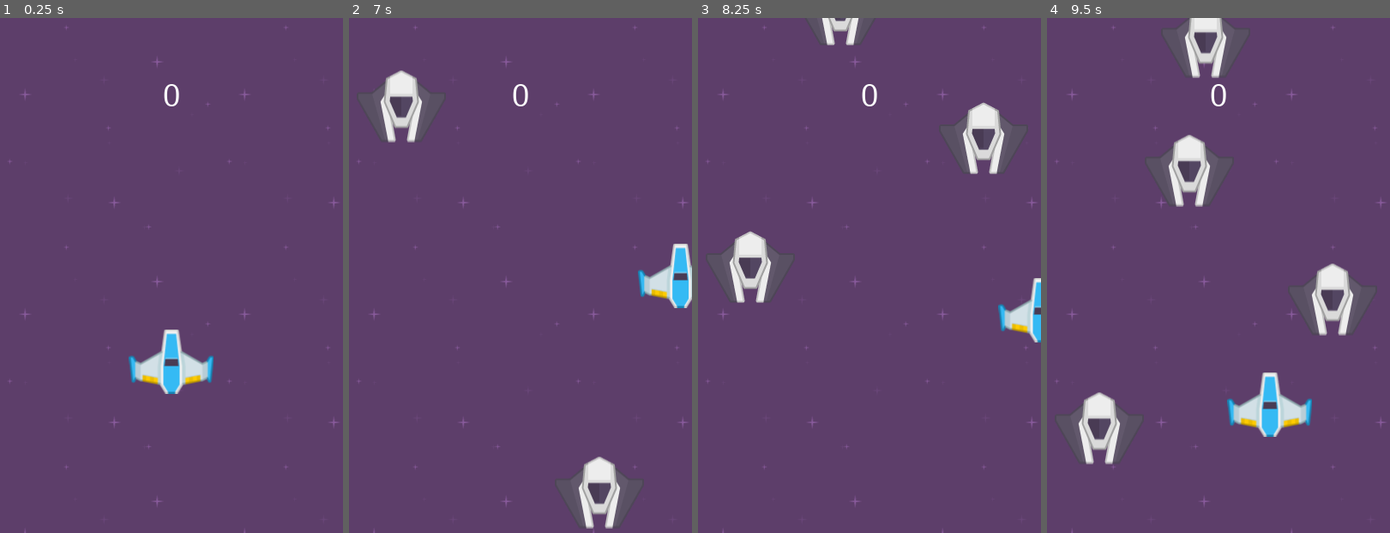
Above: before the commit, frames 1-4 (left to right).
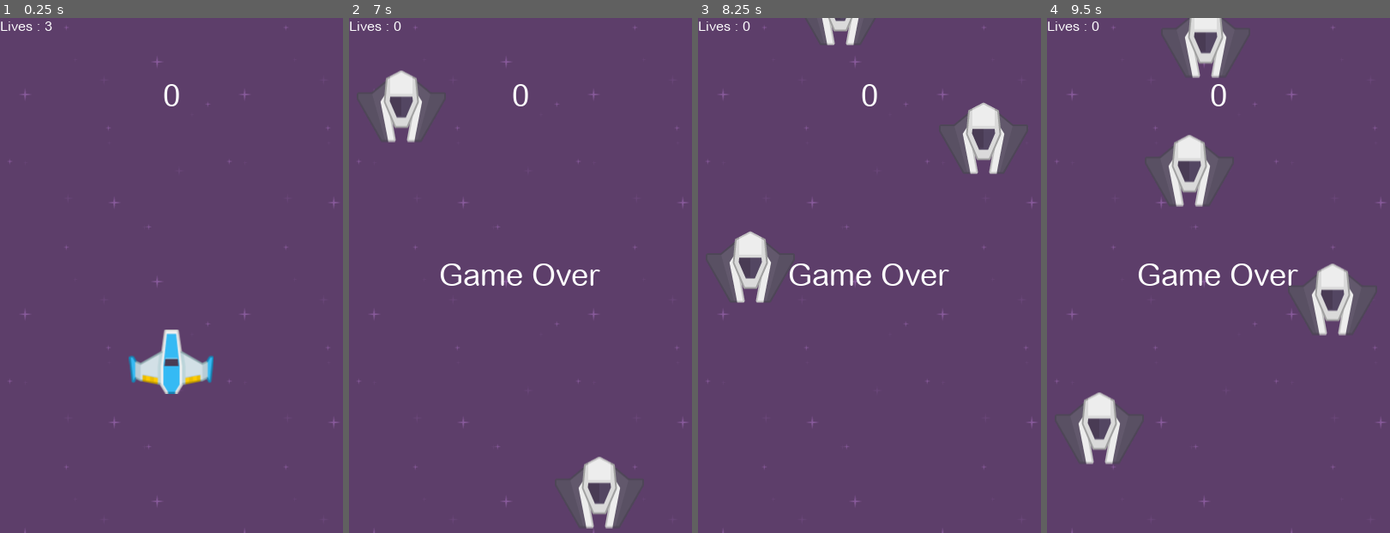
Above: after the commit, the same moments.

Repository: Zakcrust/SpaceShooterDemo-Godot
Game: Godot game, scene res://Scenes/Main.tscn
Same seed, same stepped clock (60 frames per second), same inputs: the game is played once before the commit and once after it.
Inputs:
- Up to frame 1 (0.25 s): no input
- Up to frame 2 (7 s): tap Enter (ui_accept) at 0.5, 0.77, 1.52, 3.02, 3.77, 4.52, 6.02, 6.77 s; hold Up (ui_up) 0.53-2.03 s; hold Left (ui_left) 2.03-3.53 s; hold Down (ui_down) 3.53-4.28 s; hold Right (ui_right) 4.28-5.03 s; hold Up (ui_up) 5.03-5.78 s; hold Right (ui_right) from 5.78 s (still down)
- Up to frame 3 (8.25 s): tap Enter (ui_accept) at 7.52 s; release Right (ui_right) at 8.03 s; hold Down (ui_down) from 8.03 s (still down)
- Up to frame 4 (9.5 s): release Down (ui_down) at 8.78 s; hold Left (ui_left) from 8.78 s (still down); tap Enter (ui_accept) at 9.02 s

The runs differ from the first frame. In frame 1, less than 0.1% of the frame differs, in the area x 0-16%, y 0-3%; in frame 2, 1.9%; in frame 3, 1.5%; in frame 4, 2.3%, in the area x 0-78%, y 0-82%.

Commit message:
add lives label and small refactor

Diff:
--- a/Scenes/Main.tscn
+++ b/Scenes/Main.tscn
@@ -6,10 +6,6 @@
 [ext_resource path="res://Scenes/Spawners/EnemySpawner.tscn" type="PackedScene" id=4]
 [ext_resource path="res://Scenes/UI/GameOver.tscn" type="PackedScene" id=5]
 [ext_resource path="res://Scenes/UI/UI.tscn" type="PackedScene" id=6]
-
-
-
-
 
 [node name="Main" type="Node2D"]
 
@@ -56,4 +52,5 @@
 [node name="UI" parent="CanvasUI" instance=ExtResource( 6 )]
 [connection signal="update_score_label" from="EnemySpawner" to="CanvasUI/UI" method="_on_EnemySpawner_update_score_label"]
 [connection signal="game_over" from="Player" to="CanvasUI/GameOver" method="_on_Player_game_over"]
+[connection signal="player_hit" from="Player" to="CanvasUI/UI" method="_on_Player_player_hit"]
 [connection signal="shoot" from="Player" to="BulletField" method="_on_Player_shoot"]
--- a/Scenes/Player/Player.tscn
+++ b/Scenes/Player/Player.tscn
@@ -2,8 +2,6 @@
 
 [ext_resource path="res://Assets/PNG/playerShip1_blue.png" type="Texture" id=1]
 [ext_resource path="res://Scripts/Player/Player.gd" type="Script" id=2]
-
-
 
 [sub_resource type="Animation" id=1]
 resource_name = "on_hit"
--- a/Scenes/Spawners/EnemySpawner.tscn
+++ b/Scenes/Spawners/EnemySpawner.tscn
@@ -1,6 +1,7 @@
 [gd_scene load_steps=2 format=2]
 
-[ext_resource path="res://Scripts/EnemySpawner.gd" type="Script" id=1]
+[ext_resource path="res://Scripts/Spawners/EnemySpawner.gd" type="Script" id=1]
+
 
 
 [node name="EnemySpawner" type="Node2D"]
--- a/Scenes/UI/GameOver.tscn
+++ b/Scenes/UI/GameOver.tscn
@@ -1,8 +1,7 @@
 [gd_scene load_steps=4 format=2]
 
 [ext_resource path="res://Arial_Rounded_MT.ttf" type="DynamicFontData" id=1]
-[ext_resource path="res://Scripts/GameOver.gd" type="Script" id=2]
-
+[ext_resource path="res://Scripts/UI/GameOver.gd" type="Script" id=2]
 
 [sub_resource type="DynamicFont" id=1]
 size = 36
--- a/Scenes/UI/UI.tscn
+++ b/Scenes/UI/UI.tscn
@@ -1,26 +1,43 @@
-[gd_scene load_steps=4 format=2]
+[gd_scene load_steps=5 format=2]
 
 [ext_resource path="res://Arial_Rounded_MT.ttf" type="DynamicFontData" id=1]
 
-[sub_resource type="GDScript" id=2]
+[sub_resource type="GDScript" id=1]
 script/source = "extends Control
 
 func set_score_label(score : int) -> void:
 	$Score.text = str(score)
 
+func set_lives_label(lives : int) -> void:
+	$Lives.text = \"Lives : %s\" % str(lives)
 
 func _on_EnemySpawner_update_score_label(score):
 	set_score_label(score)
+
+func _ready():
+	set_score_label(DataManager.get_score())
+	set_lives_label(DataManager.get_lives())
+
+
+func _on_Player_player_hit(current_lives):
+	set_lives_label(current_lives)
 "
 
-[sub_resource type="DynamicFont" id=1]
+[sub_resource type="DynamicFont" id=2]
 size = 36
+use_mipmaps = true
+use_filter = true
+font_data = ExtResource( 1 )
+
+[sub_resource type="DynamicFont" id=3]
+use_mipmaps = true
+use_filter = true
 font_data = ExtResource( 1 )
 
 [node name="UI" type="Control"]
 anchor_right = 1.0
 anchor_bottom = 1.0
-script = SubResource( 2 )
+script = SubResource( 1 )
 __meta__ = {
 "_edit_use_anchors_": false
 }
@@ -29,10 +46,19 @@
 margin_top = 69.0
 margin_right = 400.0
 margin_bottom = 112.0
-custom_fonts/font = SubResource( 1 )
+custom_fonts/font = SubResource( 2 )
 text = "0"
 align = 1
 valign = 1
 __meta__ = {
 "_edit_use_anchors_": false
 }
+
+[node name="Lives" type="Label" parent="."]
+margin_right = 40.0
+margin_bottom = 14.0
+custom_fonts/font = SubResource( 3 )
+text = "Lives : 0"
+__meta__ = {
+"_edit_use_anchors_": false
+}
--- a/Scripts/DataManager.gd
+++ b/Scripts/DataManager.gd
@@ -1,6 +1,14 @@
 extends Node
 
-var score = 0
+var score : int = 0
+var lives : int = 3
+
+var init_score : int
+var init_lives : int
+
+func _ready():
+	init_score = score
+	init_lives = lives
 
 func set_score(value : int) -> void:
 	score = value
@@ -8,5 +16,15 @@
 func get_score() -> int:
 	return score
 
+func set_lives(value : int) -> void:
+	lives = value
+
+func get_lives() -> int:
+	return lives
+
 func add_score(value : int ) -> void:
 	score += value
+
+func reset_data() -> void:
+	score = init_score
+	lives = init_lives
--- a/Scripts/GameOver.gd
+++ /dev/null
@@ -1,20 +0,0 @@
-extends Control
-
-
-# Declare member variables here. Examples:
-# var a = 2
-# var b = "text"
-
-
-# Called when the node enters the scene tree for the first time.
-func _ready():
-	hide()
-
-
-# Called every frame. 'delta' is the elapsed time since the previous frame.
-#func _process(delta):
-#	pass
-
-
-func _on_Player_game_over():
-	show()
--- a/Scripts/Player/Player.gd
+++ b/Scripts/Player/Player.gd
@@ -3,7 +3,7 @@
 #### Player Properties
 var state
 var velocity : Vector2 = Vector2()
-var lives : int = 3
+var lives : int = DataManager.get_lives()
 export (int) var MOVE_SPEED = 200 # 200 pixel / sec
 var collide
 signal player_hit(current_lives)
@@ -52,9 +52,9 @@
 #		print(collide)
 		if collide is Enemies:
 			collide.queue_free()
+			lives -= 1
+			emit_signal("player_hit", lives)
 			if lives > 0:
-				lives -= 1
-				emit_signal("player_hit", lives)
 				state = states.hit
 				$Sprite/AnimationPlayer.play("on_hit")
 				yield($Sprite/AnimationPlayer, "animation_finished")
--- /dev/null
+++ b/Scripts/UI/GameOver.gd
@@ -0,0 +1,8 @@
+extends Control
+
+func _ready():
+	hide()
+
+func _on_Player_game_over():
+	show()
+	DataManager.reset_data()
Renamed: Scripts/EnemySpawner.gd -> Scripts/Spawners/EnemySpawner.gd
